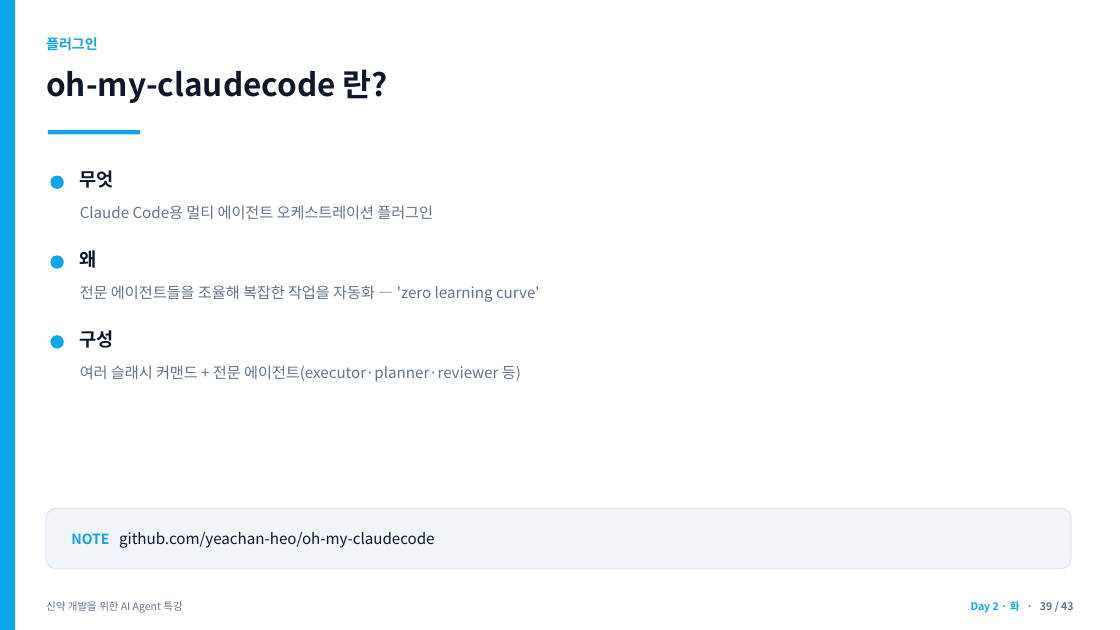
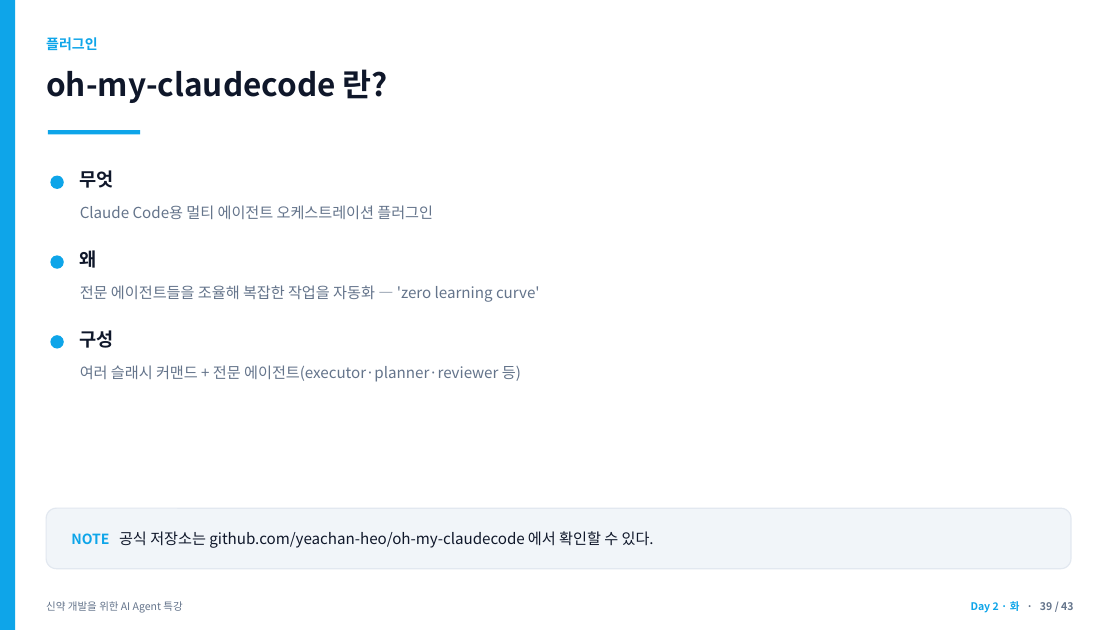
Before and after one commit to jyshin-22/wku-ai-agent-program, a slide deck: slide 39 of slides/day2.pptx. Drawn at 1120x630 pixels with LibreOffice and Linux fonts; fonts in the diff are those of the drawing. Boxes give left, top, right and bottom in pixels: in the first picture for what was removed or moved away, otherwise in the second. Text is boxed around its words. In the diff, an @@ line names an element or a change of style, - is before the commit and + after.

```diff
--- a/slides/day2.pptx
+++ b/slides/day2.pptx
@@ text at (71, 531, 654, 548): text changed @@
-NOTE github.com/yeachan-heo/oh-my-claudecode
+NOTE 공식 저장소는 github.com/yeachan-heo/oh-my-claudecode 에서 확인할 수 있다.
```
Also in this commit, not shown: 12 other slides changed, 10 other files.
